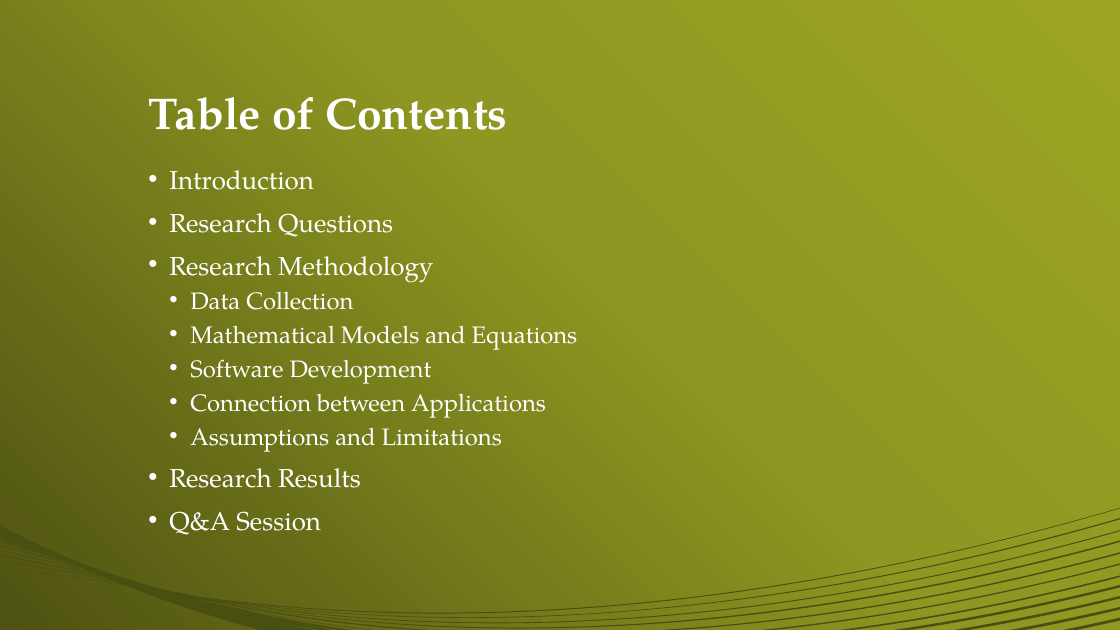
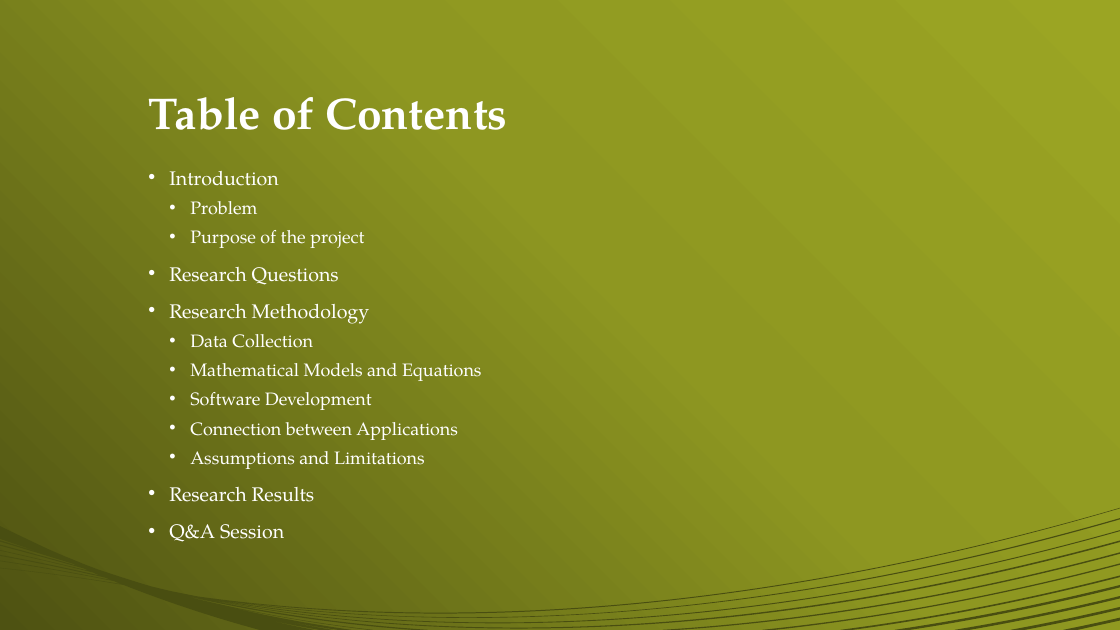
Before and after one commit to swatarianess/Project-App-Development, a slide deck: slide 2 of Presentation/AppPresentation.pptx. Drawn at 1120x630 pixels with LibreOffice and Linux fonts; fonts in the diff are those of the drawing. Boxes give left, top, right and bottom in pixels: in the first picture for what was removed or moved away, otherwise in the second. Text is boxed around its words. In the diff, an @@ line names an element or a change of style, - is before the commit and + after.

```diff
--- a/Presentation/AppPresentation.pptx
+++ b/Presentation/AppPresentation.pptx
@@ text at box(169, 171, 482, 542): size 22.2 to 16.8 pt in "Introduction", "Research Questions", "Research Methodology", "Research Results" and 1 more places; size 20.4 to 15.4 pt in "Data Collection", "Mathematical Models and Equations", "Software Development", "Connection between Applications" and 1 more places @@
@@ text at box(190, 201, 364, 248): paragraphs added @@
+  • Problem
+  • Purpose of the project
```
Also in this commit, not shown: 6 other slides changed, 4 slides added, 1 slide removed, 1 other file.
